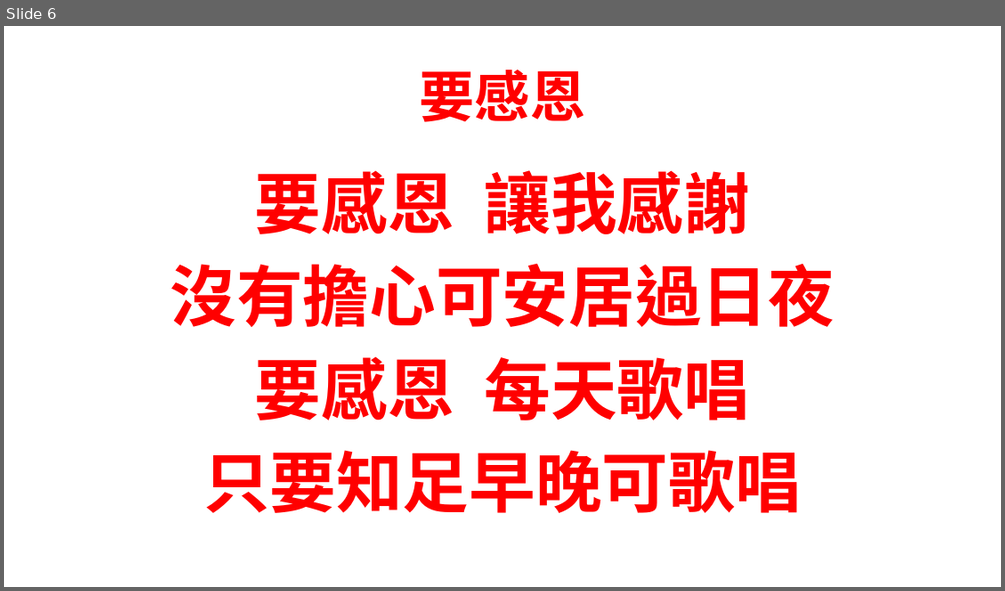
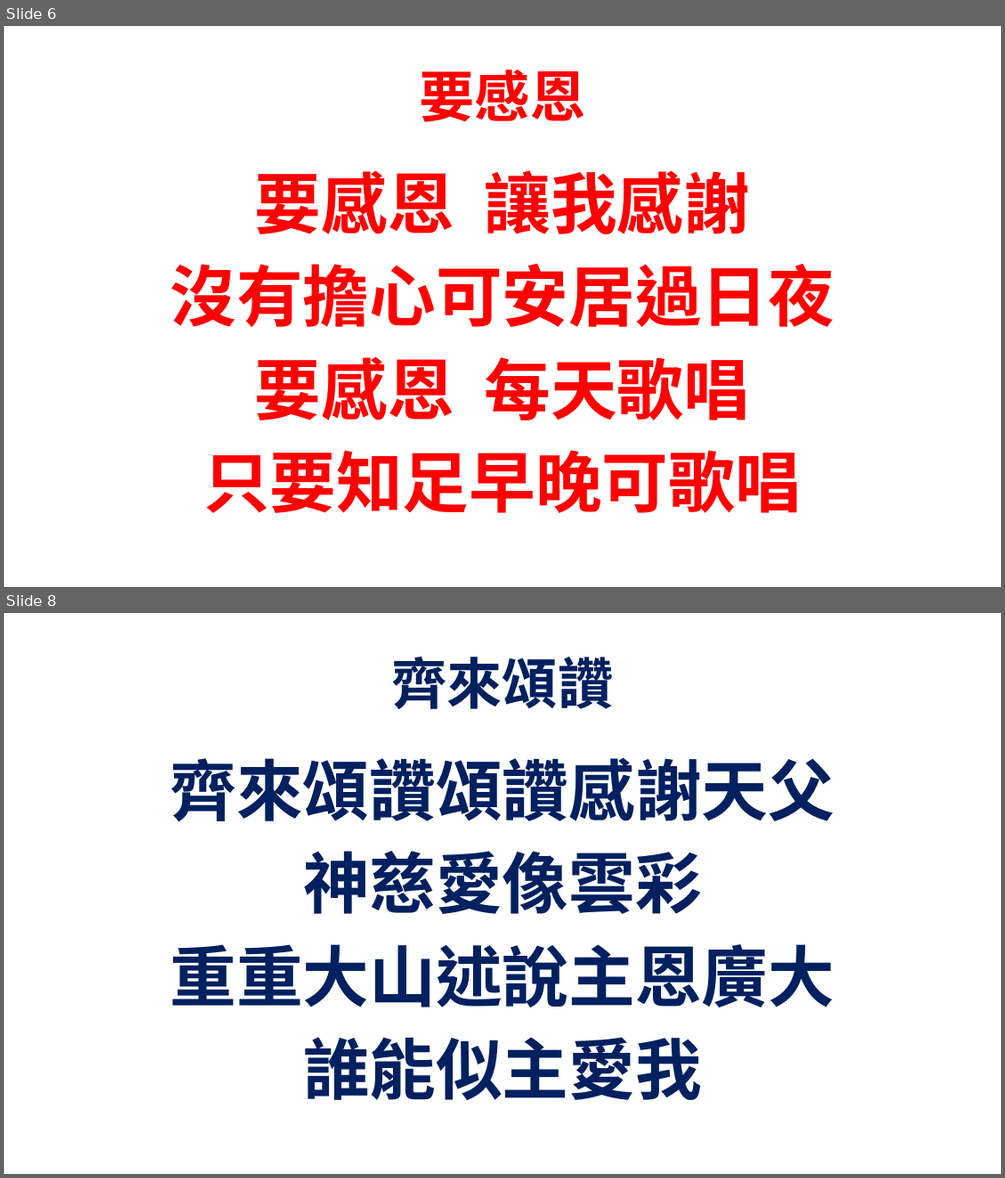
Before and after one commit to batisuoc/bible-school, a slide deck: 2019/11月.pptx. Shown one above the other, each under a label of ours: slide 6 before the commit, slides 6 and 8 after it; the slides between them are not shown. The pictures are 1005x591 and 1005x1178 pixels, drawn with LibreOffice and Linux fonts; fonts in the diff are those of the drawing; background and template pictures are left out. Boxes give left, top, right and bottom in pixels: in the first picture for what was removed or moved away, otherwise in the second. Text is boxed around its words. In the diff, an @@ line names an element or a change of style, - is before the commit and + after.

```diff
--- a/2019/11月.pptx
+++ b/2019/11月.pptx
@@ slide 8 added at (x1=4, y1=613, x2=1001, y2=1174), background picture (left out) @@
@@ title added at (x1=392, y1=657, x2=614, y2=709), 40 pt, text #002060, bold @@
+齊來頌讚
@@ text added at (x1=170, y1=757, x2=835, y2=1100), 48 pt, text #002060, bold @@
+齊來頌讚頌讚感謝天父
+神慈愛像雲彩
+重重大山述說主恩廣大
+誰能似主愛我
```
Also in this commit, not shown: 1 other slide added.
